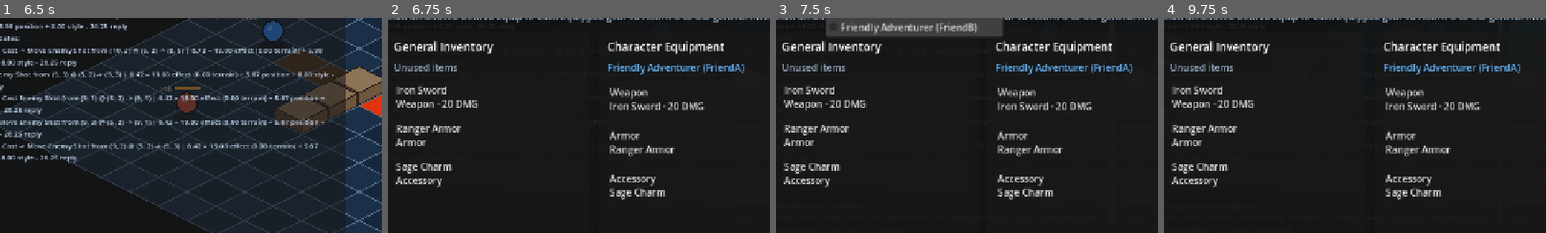
Above: before the commit, frames 1-4 (left to right).
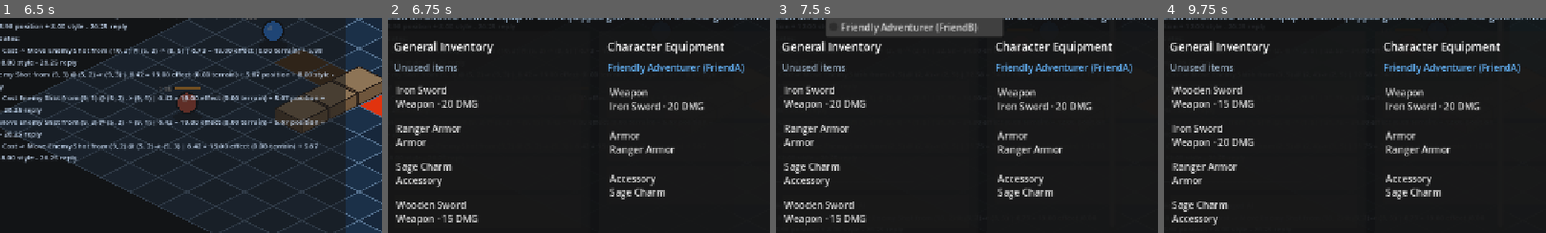
Above: after the commit, the same moments.

Repository: Florian-001/isometricTest-gd
Game: Godot game, scene res://main.tscn
The game is run twice, just before and just after one commit, with the same random seed, the same clock (stepped at 60 frames per second) and the same inputs.
Inputs:
- Up to frame 1 (6.5 s): click "Fireball 32 DMG" at 0.5 s; click "Arrow 27 DMG" at 1.25 s; click "Heal" at 2 s; click "Beam 22 DMG" at 2.75 s; click "Strike 32 DMG" at 3.5 s; click "Ice Shard 27 DMG" at 4.25 s; click "End Turn" at 5 s; click "Dev" at 5.75 s
- Up to frame 2 (6.75 s): click "Inventory" at 6.5 s
- Up to frame 3 (7.5 s): click "Friendly Adventurer (FriendA)" at 7.25 s
- Up to frame 4 (9.75 s): click "Iron Sword Weapon · 20 DMG" at 8 s; click "Ranger Armor Armor" at 8.75 s; click "Sage Charm Accessory" at 9.5 s
The pictures show only the part of the screen within x 7-57%, y 26-76%; the shares and areas given below are measured in that part.

Frame 1 is identical in both runs. In frame 2, 0.9% of the frame differs, in the area x 2-24%, y 85-97%; in frame 3, 0.9%; in frame 4, 2.6%, in the area x 2-24%, y 32-97%.

Commit message:
default inventory

Diff:
--- a/main.tscn
+++ b/main.tscn
@@ -6,6 +6,7 @@
 [ext_resource type="Script" uid="uid://dcabtm22e14rm" path="res://scripts/tactical_camera_controller.gd" id="4_camera"]
 [ext_resource type="Resource" uid="uid://clbeyhlog2wbi" path="res://resources/friendly_spellcaster.tres" id="5_friendly"]
 [ext_resource type="PackedScene" uid="uid://3ue0j7my7j3p" path="res://scenes/enemies/goblin_warrior.tscn" id="6_enemy"]
+[ext_resource type="Resource" uid="uid://m36t2nhg31dr" path="res://resources/items/wooden_sword.tres" id="7_1u8w0"]
 [ext_resource type="Script" uid="uid://br4bfrnpefm6b" path="res://scripts/initiative_turn_manager.gd" id="7_turn_manager"]
 [ext_resource type="PackedScene" path="res://scenes/turn_order_bar.tscn" id="8_order_bar"]
 [ext_resource type="PackedScene" path="res://scenes/ability_bar.tscn" id="9_ability_bar"]
@@ -29,7 +30,7 @@
 
 [node name="GeneralInventory" type="Node" parent="." unique_id=178721775]
 script = ExtResource("18_inventory")
-starting_items = Array[ExtResource("23_item_type")]([ExtResource("20_sword"), ExtResource("21_armor"), ExtResource("22_charm")])
+starting_items = Array[ExtResource("23_item_type")]([ExtResource("20_sword"), ExtResource("21_armor"), ExtResource("22_charm"), ExtResource("7_1u8w0")])
 
 [node name="Grid" type="Node2D" parent="." unique_id=190021511]
 position = Vector2(640, 96)
--- a/scripts/general_inventory.gd
+++ b/scripts/general_inventory.gd
@@ -3,13 +3,26 @@
 
 signal items_changed
 
+@export_category("Starting Inventory")
+## Unused items available when the battle begins. Each entry represents one copy.
+## Repeat an ItemDefinition in this list to start with multiple copies.
 @export var starting_items: Array[ItemDefinition] = []
 
 var _items: Array[ItemDefinition] = []
 
 
 func _ready() -> void:
-	_items.assign(starting_items)
+	initialize_starting_items(starting_items)
+
+
+## Replaces the runtime contents with a copy of the scene's configured unused items.
+## Empty Inspector array entries are ignored so partially authored lists remain safe.
+func initialize_starting_items(items: Array[ItemDefinition]) -> void:
+	_items.clear()
+	for item in items:
+		if item != null:
+			_items.append(item)
+	items_changed.emit()
 
 
 func get_items() -> Array[ItemDefinition]:
--- a/tests/run_inventory_integration.gd
+++ b/tests/run_inventory_integration.gd
@@ -19,6 +19,18 @@
 	var friend_b := main.get_node("Characters/FriendB") as TacticalCharacter
 	var equipment_entries := screen.equipment_entries
 
+	var starting_property := _get_property_info(inventory, &"starting_items")
+	_check(not starting_property.is_empty(), "GeneralInventory should expose Starting Items in the Inspector")
+	_check(starting_property.get("type") == TYPE_ARRAY, "GeneralInventory Starting Items should be an array")
+	_check(bool(int(starting_property.get("usage", 0)) & PROPERTY_USAGE_EDITOR), "GeneralInventory Starting Items should be Inspector-editable")
+	_check(String(starting_property.get("hint_string", "")).contains("ItemDefinition"), "GeneralInventory Starting Items should accept only ItemDefinition resources")
+	_check(_get_property_info(main, &"starting_items").is_empty(), "Main should not duplicate the inventory-owned starting-item field")
+	_check(inventory.starting_items.size() == 3, "GeneralInventory should expose the three configured unused sample items")
+	_check(
+		inventory.starting_items.map(func(item: ItemDefinition): return item.display_name)
+		== ["Iron Sword", "Ranger Armor", "Sage Charm"],
+		"the existing unused sample items should remain on GeneralInventory without changing order"
+	)
 	_check(inventory.get_items().size() == 3, "the general inventory should start with three unused sample items")
 	main._on_inventory_button_toggled(true)
 	_check(screen.visible, "the Inventory button should open the inventory screen")
@@ -66,6 +78,7 @@
 	_check(inventory.get_items().size() == 3, "equipping an item should remove it from the general inventory")
 	_check(_stat_value(screen, "strength") == "12", "re-equipping should restore the Strength total")
 	_check(_ability_summary(screen, "Strike") == "32 DMG", "re-equipping should restore the live physical ability total")
+	_check(inventory.starting_items.size() == 3, "runtime equipment transfers must not mutate GeneralInventory's configured starting array")
 
 	friend_a.apply_damage(5)
 	_check(_stat_value(screen, "health") == "95 / 100", "health signals should refresh an open character-details panel")
@@ -92,6 +105,13 @@
 	root.add_child(utility_screen)
 	var utility_inventory := GeneralInventory.new()
 	root.add_child(utility_inventory)
+	var repeated_item := load("res://resources/items/iron_sword.tres") as ItemDefinition
+	var repeated_start: Array[ItemDefinition] = [repeated_item, repeated_item]
+	utility_inventory.initialize_starting_items(repeated_start)
+	_check(utility_inventory.get_items().size() == 2, "repeating an Inspector item should create two runtime entries")
+	_check(utility_inventory.take_item(repeated_item), "one repeated item should be removable independently")
+	_check(utility_inventory.get_items().size() == 1, "removing one repeated item should retain the second copy")
+	_check(repeated_start.size() == 2, "runtime inventory changes should not mutate the configured source array")
 	var utility_characters: Array[TacticalCharacter] = [utility_character]
 	utility_screen.setup(utility_inventory, utility_characters)
 	_check(_ability_summary(utility_screen, "Focus") == "Focus", "additional status abilities should show their status name")
@@ -121,6 +141,22 @@
 	utility_inventory.queue_free()
 	main.queue_free()
 	await process_frame
+
+	var empty_main := main_scene.instantiate()
+	var empty_starting_items: Array[ItemDefinition] = []
+	(empty_main.get_node("GeneralInventory") as GeneralInventory).starting_items = empty_starting_items
+	root.add_child(empty_main)
+	await process_frame
+	_check(
+		(empty_main.get_node("GeneralInventory") as GeneralInventory).get_items().is_empty(),
+		"an empty GeneralInventory Starting Items array should create an empty unused inventory"
+	)
+	_check(
+		(empty_main.get_node("Characters/FriendA") as TacticalCharacter).get_equipped_items().size() == 3,
+		"an empty unused inventory should not change character starting equipment"
+	)
+	empty_main.queue_free()
+	await process_frame
 	if _failed:
 		quit(1)
 	else:
@@ -133,6 +169,13 @@
 		return
 	_failed = true
 	push_error(message)
+
+
+func _get_property_info(object: Object, property_name: StringName) -> Dictionary:
+	for property_info in object.get_property_list():
+		if StringName(property_info.name) == property_name:
+			return property_info
+	return {}
 
 
 func _find_stat_row(screen: InventoryScreen, key: String) -> Control:
